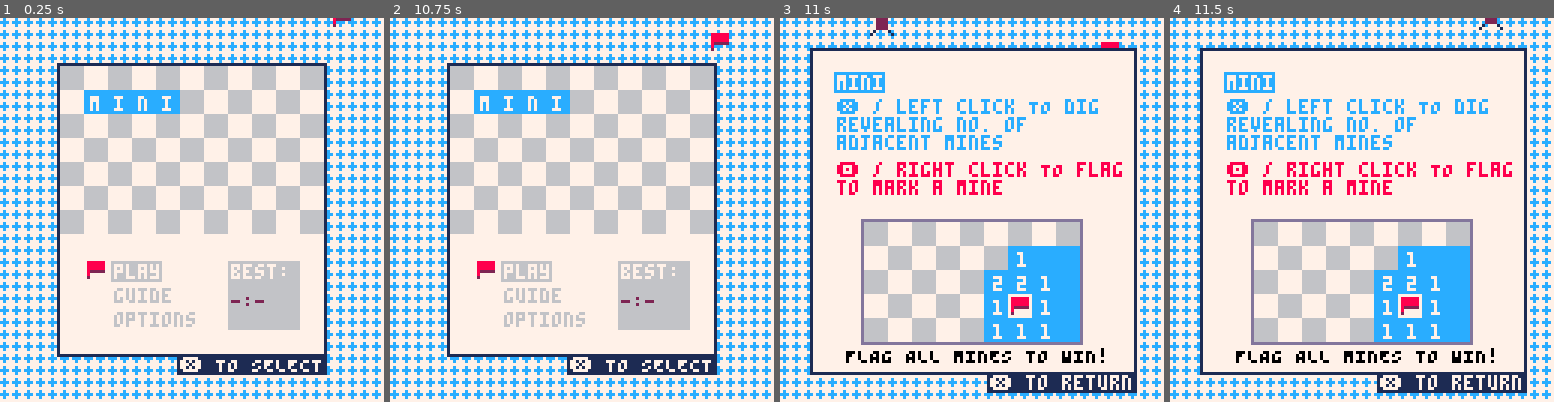
Above: before the commit, frames 1-4 (left to right).
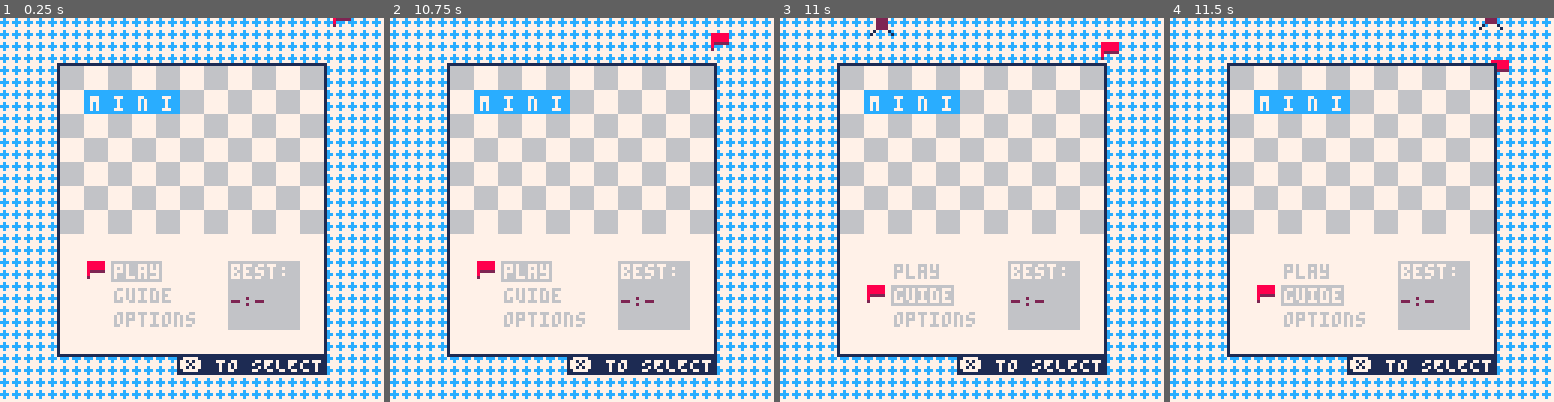
Above: after the commit, the same moments.

Repository: wsasaki01/mini-mines
Game: PICO-8 cartridge mini-mines.p8
Same seed, same stepped clock (60 frames per second), same inputs: the game is played once before the commit and once after it.
Inputs (mouse positions are in pixels of both pictures, inside the frame that each line leads up to):
- Up to frame 1 (0.25 s): no input
- Up to frame 2 (10.75 s): tap X (X key) at 0.33, 1.07, 1.85, 2.97, 4.08, 5.2, 6.32, 7.43, 8.55, 9.67 s; click (670, 121) at 0.67 s; tap O (Z key) at 0.7, 1.7, 2.1, 2.5, 2.9, 3.3, 3.7, 4.1, 4.5, 4.9, 5.3, 5.7, 6.1, 6.5, 6.9, 7.3, 7.7, 8.1, 8.5, 8.9, 9.3, 9.7, 10.1, 10.5 s; click (436, 267) at 1.22 s; hold Right 1.6-2.1 s; click (497, 114) at 1.77 s; hold Up 2.15-2.42 s; click (562, 259) at 2.32 s; hold Right 2.47-3.03 s; click (624, 106) at 2.87 s; hold Left 3.08-3.58 s; click (685, 256) at 3.42 s; hold Down 3.63-3.97 s; click (451, 102) at 3.97 s; hold Right 4.02-4.68 s; click (512, 248) at 4.52 s; hold Up 4.73-5.03 s; click (574, 94) at 5.07 s; hold Left 5.08-5.68 s; click (639, 244) at 5.62 s; hold Down 5.73-6.03 s; hold Right 6.08-6.58 s; click (701, 90) at 6.17 s; hold Right 6.63-7.13 s; click (466, 236) at 6.72 s; hold Up 7.18-7.45 s; click (528, 83) at 7.27 s; hold Right 7.5-8.07 s; click (589, 229) at 7.82 s; hold Left 8.12-8.62 s; click (654, 79) at 8.37 s; hold Down 8.67-9 s; click (716, 225) at 8.92 s; hold Right 9.05-9.72 s; click (478, 71) at 9.47 s; hold Up 9.77-10.07 s; click (543, 217) at 10.02 s; hold Left 10.12-10.72 s; click (605, 64) at 10.57 s
- Up to frame 3 (11 s): hold Down from 10.77 s (still down); tap X (X key) at 10.78 s; tap O (Z key) at 10.9 s
- Up to frame 4 (11.5 s): release Down at 11.07 s; click (1450, 213) at 11.12 s; hold Right from 11.12 s (still down); tap O (Z key) at 11.3 s

Frames 1-2 are identical in both runs. In frame 3, 43% of the frame differs, in the area x 7-93%, y 7-98%; in frame 4, 43%.

Commit message:
Add mouse support for guide menu

Diff:
--- a/main.lua
+++ b/main.lua
@@ -354,11 +354,14 @@
         elseif mouse then
             -- bounds for "play" and "options" on main menu
             hover_play = (36 < mo_x and mo_x < 54) and (80 < mo_y and mo_y < 88)
+            hover_guide = (37 < mo_x and mo_x < 57) and (89 < mo_y and mo_y < 95)
             hover_options = (36 < mo_x and mo_x < 66) and (96 < mo_y and mo_y < 104)
 
             -- set cursor position if hovering over an option
             if hover_play then
                 menu_y = 80
+            elseif hover_guide then
+                menu_y = 88
             elseif hover_options then
                 menu_y = 96
             else
@@ -376,12 +379,34 @@
                     menu = false
                     play = true
                     initialise()
+                -- if hovering over "play", start the game
+                elseif hover_guide then
+                    sfx(5)
+                    menu = false
+                    guide = true
                 -- if hovering over "options", go to options
                 elseif hover_options then
                     sfx(5)
                     menu = false
                     option = true
                 end
+            end
+        end
+    elseif guide then
+        -- return to title screen
+        if controller then
+            if btnp(4) then
+                sfx(6)
+                guide = false
+                menu = true
+            end
+        elseif mouse then
+            -- bounds for "return" in guide menu
+            hover_return_guide = (92 <= mo_x and mo_x <= 118) and (119 <= mo_y and mo_y <= 123)
+            if stat(34) == 1 and not sticky and hover_return_guide then
+                sticky = true
+                guide = false
+                menu = true
             end
         end
     elseif option then
@@ -428,7 +453,7 @@
             -- bounds for "play" and "options" on main menu
             hover_theme = (36 < mo_x and mo_x < 58) and (80 < mo_y and mo_y < 88)
             hover_control = (36 < mo_x and mo_x < 66) and (96 < mo_y and mo_y < 104)
-            hover_return = (82 < mo_x and mo_x < 108) and (113 < mo_y and mo_y < 118)
+            hover_return_options = (82 < mo_x and mo_x < 108) and (113 < mo_y and mo_y < 118)
 
             -- set cursor position if hovering over an option
             if hover_theme then
@@ -459,7 +484,7 @@
                         mouse = false
                         controller = true
                     end
-                elseif hover_return then
+                elseif hover_return_options then
                     sfx(6)
                     options = false
                     menu = true
@@ -622,7 +647,11 @@
             spr(3, menu_x, menu_y)
         end
     elseif guide then
-        draw_guide("❎ to return", true)
+        if controller then
+            draw_guide("🅾️ TO RETURN")
+        elseif mouse then
+            draw_guide("RETURN")
+        end
     elseif option then
         -- draw main frame and background
         if controller then
@@ -1006,5 +1035,4 @@
     print("1", 87, 86, 7)
 
     spr(3, 76, 92)
-
-end
+end
